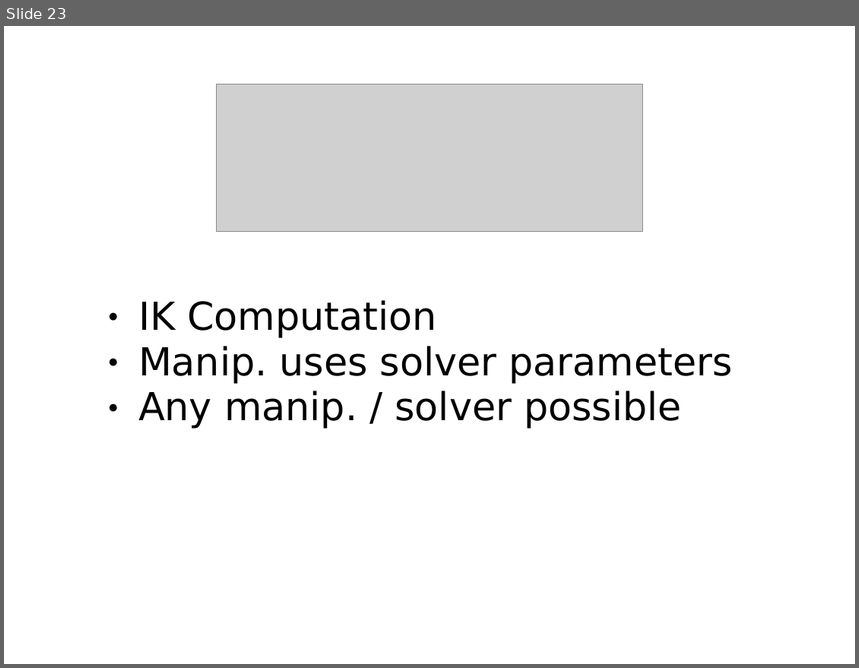
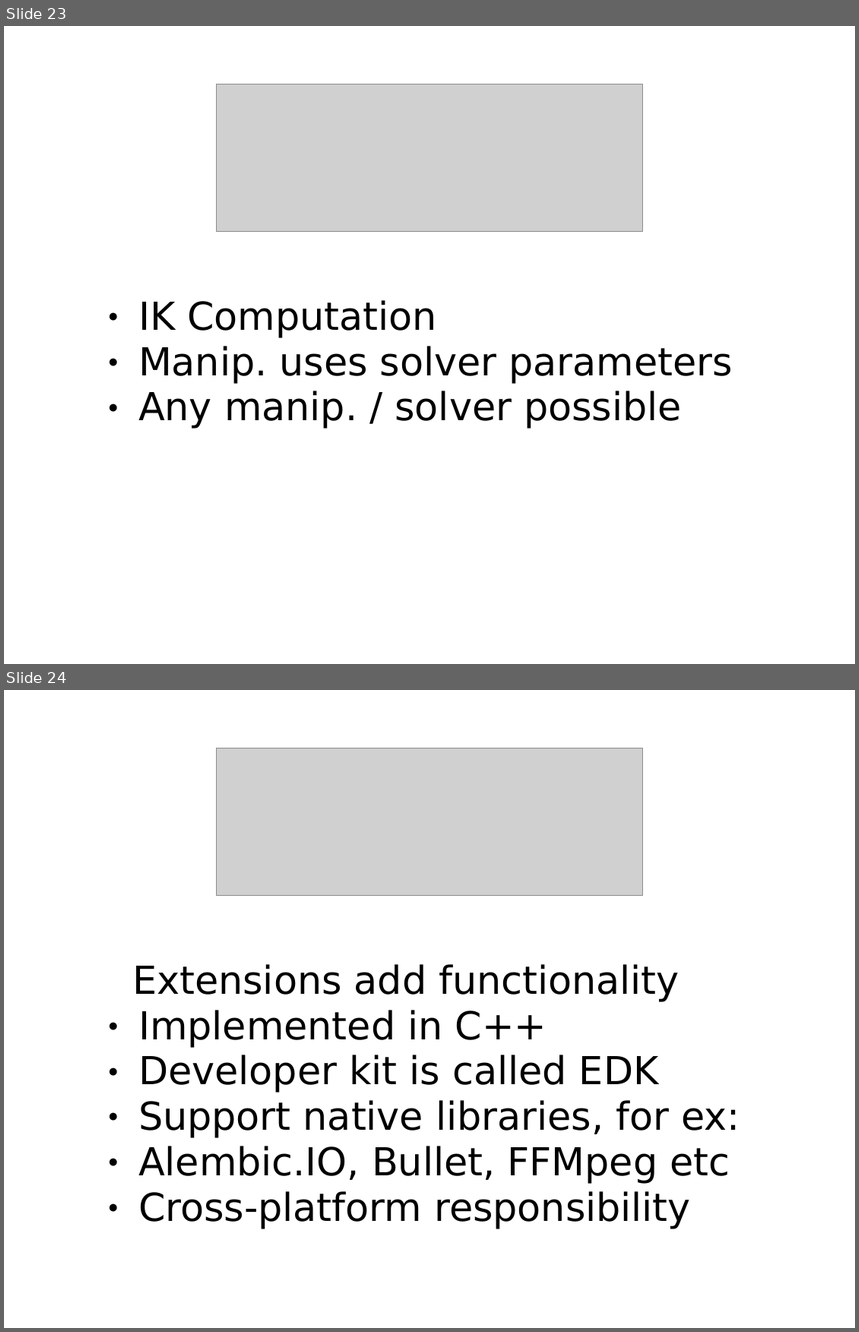
Before and after one commit to Amin4D/JSSceneGraph, a slide deck: Apps/Sample/Tutorials/Presentations/tutorials.ppt. Shown one above the other, each under a label of ours: slide 23 before the commit, slides 23 and 24 after it. The pictures are 859x668 and 859x1332 pixels, drawn with LibreOffice and Linux fonts; fonts in the diff are those of the drawing; grey boxes stand for pictures. Boxes give left, top, right and bottom in pixels: in the first picture for what was removed or moved away, otherwise in the second. Text is boxed around its words. In the diff, an @@ line names an element or a change of style, - is before the commit and + after.

```diff
--- a/Apps/Sample/Tutorials/Presentations/tutorials.ppt
+++ b/Apps/Sample/Tutorials/Presentations/tutorials.ppt
@@ slide 24 added at (4,690,855,1328), background #FFFFFF @@
@@ picture added at (216,748,643,895) @@
@@ text added at (132,964,740,1230), 36 pt, text #000000 @@
+Extensions add functionality
+● Implemented in C++
+● Developer kit is called EDK
+● Support native libraries, for ex:
+● Alembic.IO, Bullet, FFMpeg etc
+● Cross-platform responsibility
```
Also in this commit, not shown: 2 other files.
